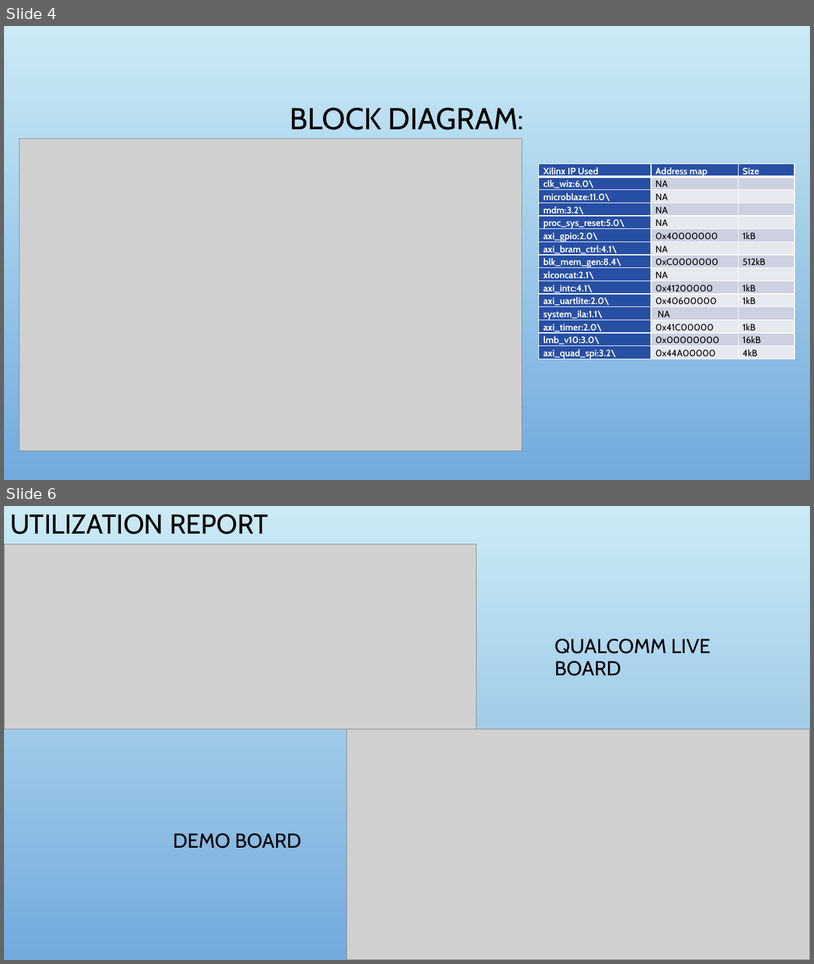
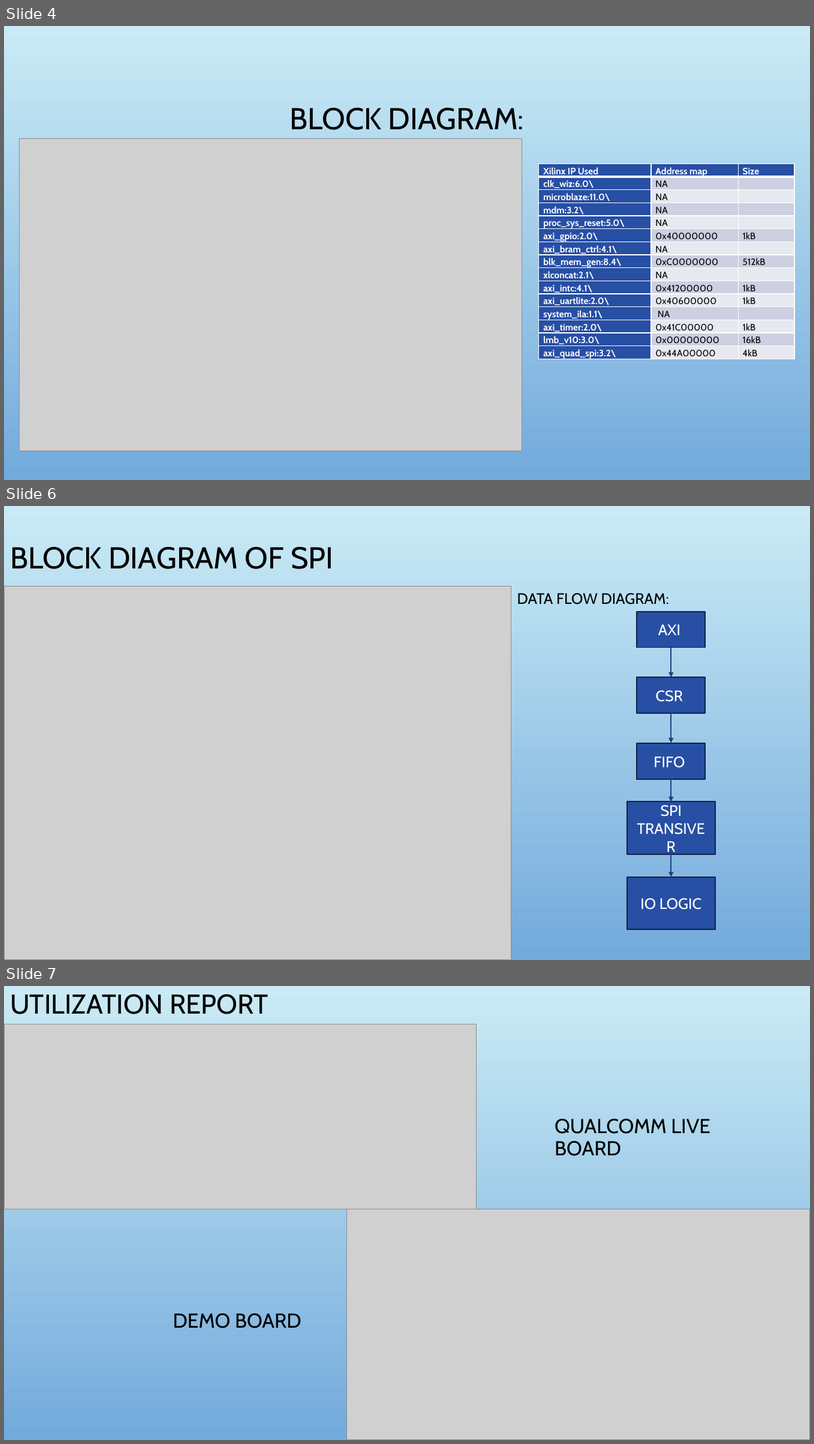
Before and after one commit to Selva1110/MELZG628T_2022HT80170, a slide deck: Report_docs/2022HT80170_ppt.pptx. Shown one above the other, each under a label of ours: slides 4 and 6 before the commit, slides 4, 6 and 7 after it; the slides between them are not shown. The pictures are 814x964 and 814x1444 pixels, drawn with LibreOffice and Linux fonts; fonts in the diff are those of the drawing; grey boxes stand for pictures; background and template pictures are left out. Boxes give left, top, right and bottom in pixels: in the first picture for what was removed or moved away, otherwise in the second. Text is boxed around its words. In the diff, an @@ line names an element or a change of style, - is before the commit and + after.

Commit message:
Updated SPI Block Diagram

```diff
--- a/Report_docs/2022HT80170_ppt.pptx
+++ b/Report_docs/2022HT80170_ppt.pptx
@@ slide 6 added at bbox=[4, 506, 810, 960], background picture (left out) @@
@@ title added at bbox=[10, 547, 333, 569], 36 pt, text #000000 @@
+BLOCK DIAGRAM OF SPI
@@ picture added at bbox=[4, 586, 512, 960] @@
@@ text added at bbox=[518, 593, 669, 604], 18 pt, text #000000 @@
+DATA FLOW DIAGRAM:
@@ rectangle added at bbox=[638, 612, 706, 648], fill #274FA4, outline #112348 1.25 pt, 18 pt, text #FFFFFF @@
+AXI
@@ arrow added from (672, 648) to (672, 677), #1F3F83 1.5 pt @@
@@ rectangle added at bbox=[638, 677, 706, 713], fill #274FA4, outline #112348 1.25 pt, 18 pt, text #FFFFFF @@
+CSR
@@ arrow added from (672, 713) to (672, 742), #1F3F83 1.5 pt @@
@@ rectangle added at bbox=[638, 743, 706, 779], fill #274FA4, outline #112348 1.25 pt, 18 pt, text #FFFFFF @@
+FIFO
@@ arrow added from (672, 778) to (672, 801), #1F3F83 1.5 pt @@
@@ rectangle added at bbox=[627, 801, 716, 854], fill #274FA4, outline #112348 1.25 pt, 18 pt, text #FFFFFF @@
+SPI TRANSIVER
@@ arrow added from (672, 850) to (672, 877), #1F3F83 1.5 pt @@
@@ rectangle added at bbox=[627, 877, 716, 930], fill #274FA4, outline #112348 1.25 pt, 18 pt, text #FFFFFF @@
+IO LOGIC
@@ what was slide 6 is now slide 7 @@
```
Also in this commit, not shown: 1 slide changed.
